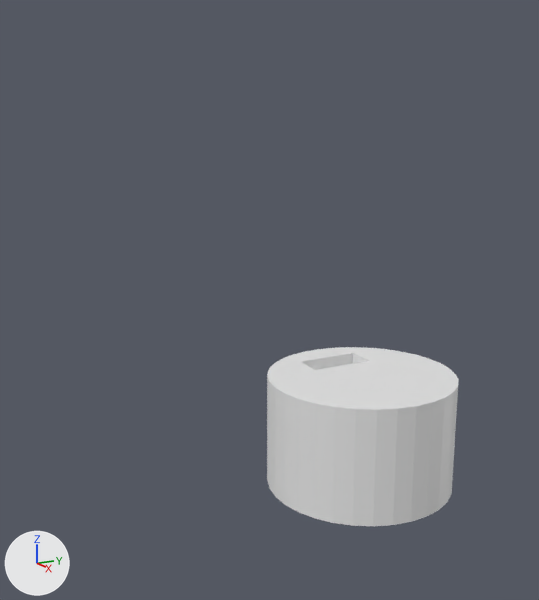
The Blender file blender/green.blend as it was, and as the next commit left it.
The view is the same before and after, from a camera (50 mm lens) standing at (6.2, -4.39, 3.01) and looking at (-4.65, 1.36, 0.13). Arrows for +X, +Y and +Z are at lower left; the lights stay in place.

In view in the first picture: 'lower_jaw'.
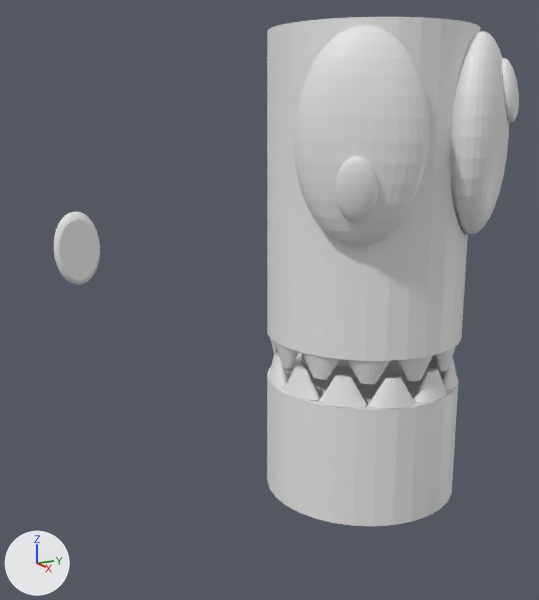
Where the newer file only moved an object's origin or applied its transform, the numbers keep the older frame.

Boxes (x1, y1, x2, y2) around the edits, measured in the pictures (539 x 600 px):
'head', shown: after (267, 17, 480, 361)
'eye_l', added: after (294, 25, 429, 247)
'eye_r.002', added: after (451, 31, 519, 234)
'Cone.001', shown: after (269, 353, 458, 409)
'eye_base', added: after (54, 211, 100, 285)
'Cone', shown: after (270, 338, 456, 384)
'joint', shown: after (302, 354, 349, 367)

The change, as a diff of the scene's bpy script:
```diff
--- a/blender/green.blend.py
+++ b/blender/green.blend.py
@@ me_sphere_016 @@
+me_sphere_016.from_pydata(...)  # 424 vertices, 444 faces; spans x -0.68..0.408, y -0.68..0.68, z -0.68..0.68
@@ me_sphere_015 @@
+me_sphere_015.from_pydata(...)  # 848 vertices, 888 faces; spans x -1.81..3.85, y -2.21..2.22, z -1.78..2.57
@@ ob_cone @@
 ob_cone.scale = (0.51, 1.0, 1.0)
-ob_cone.hide_set(True)
@@ ob_cone_001 @@
 ob_cone_001.scale = (0.51, 1.0, 1.0)
-ob_cone_001.hide_set(True)
@@ ob_joint @@
 ob_joint.scale = (0.164, 0.337, 1.0)
-ob_joint.hide_set(True)
@@ ob_head @@
 ob_head.scale = (-1.0, -1.0, 0.91)
-ob_head.hide_set(True)
@@ ob_eye_base @@
+ob_eye_base = bpy.data.objects.new('eye_base', me_sphere_016)
+ob_eye_base.location = (-12.31, 0.0, 0.0)
+ob_eye_base.scale = (0.409, 0.845, 1.36)
@@ ob_eye_r_002 @@
+ob_eye_r_002 = bpy.data.objects.new('eye_r.002', me_sphere_015)
+ob_eye_r_002.location = (0.92, 0.75, 3.11)
+ob_eye_r_002.rotation_euler = (-0.00873, 0.197, -2.461)  # degrees (-0.5, 11, -141)
+ob_eye_r_002.scale = (0.126, 0.259, -0.416)
@@ ob_eye_l @@
+ob_eye_l = bpy.data.objects.new('eye_l', me_sphere_015.copy())
+ob_eye_l.location = (0.92, -0.75, 2.69)
+ob_eye_l.rotation_euler = (0.00873, -0.197, 2.461)  # degrees (0.5, -11, 141)
+ob_eye_l.scale = (0.126, 0.259, 0.416)
```
